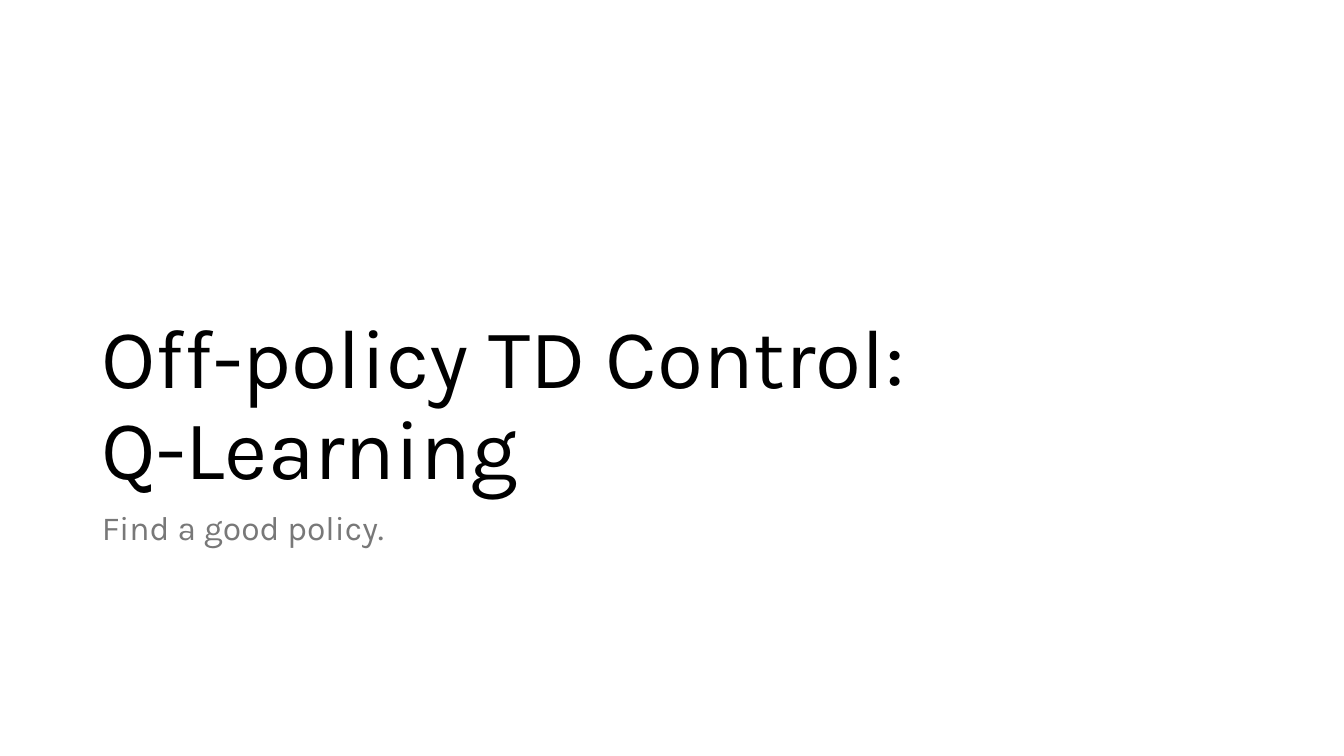
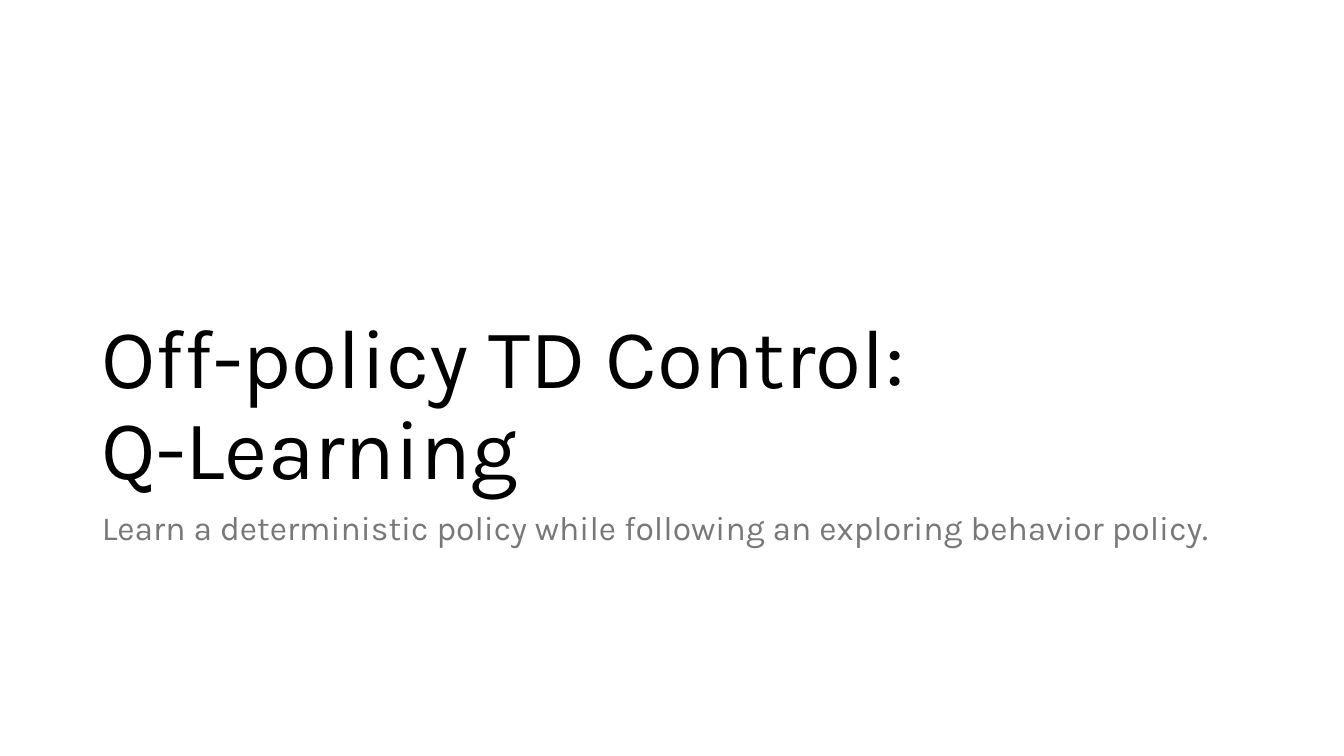
Before and after one commit to mhahsler/Introduction_to_Reinforcement_Learning, a slide deck: slide 14 of slides/Lecture_Chapter06.pptx (slide 12 before the commit). Drawn at 1344x756 pixels with LibreOffice and Linux fonts; fonts in the diff are those of the drawing. Boxes give left, top, right and bottom in pixels: in the first picture for what was removed or moved away, otherwise in the second. Text is boxed around its words. In the diff, an @@ line names an element or a change of style, - is before the commit and + after.

```diff
--- a/slides/Lecture_Chapter06.pptx
+++ b/slides/Lecture_Chapter06.pptx
@@ text at [102,517,1208,548]: text changed @@
-Find a good policy.
+Learn a deterministic policy while following an exploring behavior policy.
```
Also in this commit, not shown: 16 other slides changed, 2 slides added, 7 other files.
